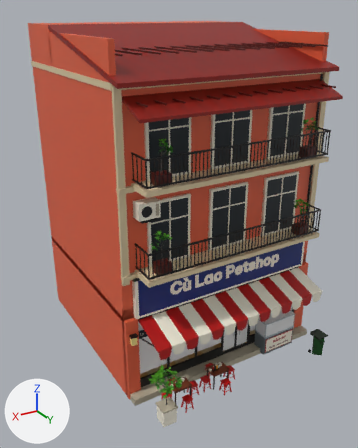
A saved change to the FBX model Assets/PhoViet/Art/Streets/PV_StreetShop02_Petshop.fbx.
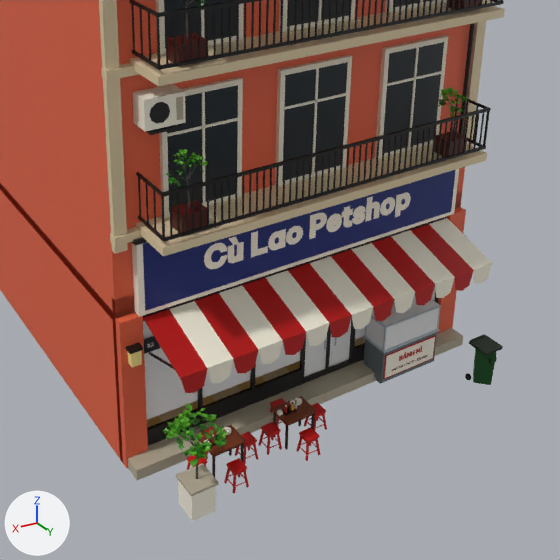
Each version appears first whole from a 50 mm lens placed at (9.87, 17.03, 12.94), pointed at (0.49, 1.39, 5.12), and next in a close-up on the part from 18% to 100% of the width and 34% to 100% of the height. Arrows for +X, +Y and +Z are at lower left; the lights stay in place. The first two pictures are the older version. Objects named as collision shapes, trigger or cutter boxes, shadow casters or lower levels of detail are left out. Where no turn or scale is listed for an object, it has been applied to the vertices. Vertices at exactly the same position are counted once.

Objects in the first close-up: 'PV_StreetShop02_Petshop_LOD0'.
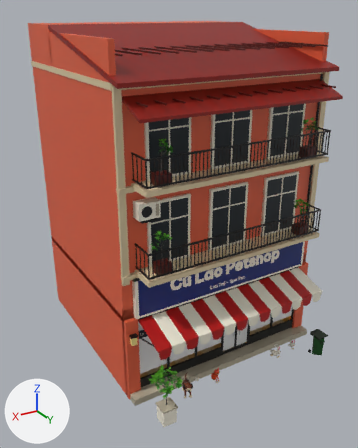
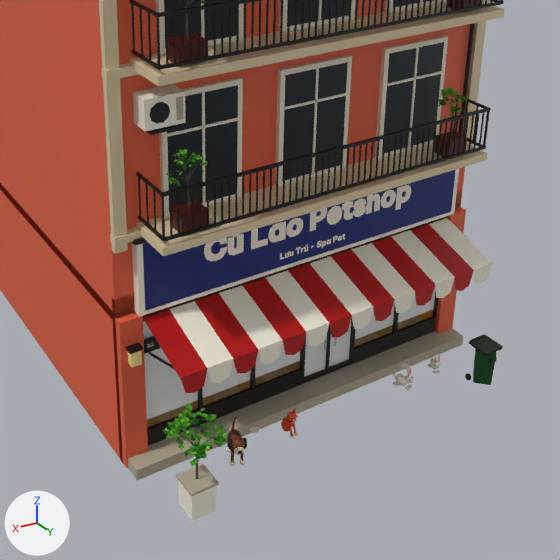
Changed parts and their boxes [x1, y1, x2, y2] in the close-ups (560 x 560 px; the box of a moved part takes in the faces that stretch with it):
part 1 of me_pv_streetshop02_petshop_lod0, deleted
    before: [187, 231, 441, 493]
part 2 of me_pv_streetshop02_petshop_lod0, reshaped
    before: [209, 413, 315, 477]
    after: [226, 408, 298, 466]
part 3 of me_pv_streetshop02_petshop_lod0, added
    after: [393, 354, 440, 390]
part 4 of me_pv_streetshop02_petshop_lod0, moved or reshaped
    before: [204, 192, 411, 269]
    after: [204, 185, 411, 261]

The change, as a diff of the scene's bpy script:
```diff
--- a/Assets/PhoViet/Art/Streets/PV_StreetShop02_Petshop.fbx.py
+++ b/Assets/PhoViet/Art/Streets/PV_StreetShop02_Petshop.fbx.py
@@ me_pv_streetshop02_petshop_lod0 @@
 # used by ob_pv_streetshop02_petshop_lod0; location = (0.0, 0.0, 0.0)
-me_pv_streetshop02_petshop_lod0.from_pydata(...)  # 11762 vertices, 9372 faces; spans x -4.23..4.23, y -3.93..6.16, z 0.0..12.5
+me_pv_streetshop02_petshop_lod0.from_pydata(...)  # 13673 vertices, 12422 faces; spans x -4.23..4.23, y -3.93..6.16, z 0.0..12.5
+# me_pv_streetshop02_petshop_lod0 part 1: 246 loose pieces with 2683 vertices, spanning x -3.45..3.45, y 0.51..5.67, z 0.0..4.36, are deleted
+# me_pv_streetshop02_petshop_lod0 part 2: 72 vertices removed from x 0.62..2.93, y 4.75..5.21, z 0.0..0.64; 1012 vertices added at x 0.92..2.61, y 4.55..5.52, z 0.22..0.89
+# me_pv_streetshop02_petshop_lod0 part 3: 948 vertices added at x -2.91..-1.62, y 4.55..5.3, z 0.22..0.77
+# me_pv_streetshop02_petshop_lod0 part 4: 322 vertices removed from x -2.47..2.47, y 4.12, z 3.72..4.39; 620 vertices added at x -2.47..2.47, y 4.12, z 3.55..4.56
+# other edits to the shape of me_pv_streetshop02_petshop_lod0 do not show in these pictures
 me_pv_streetshop02_petshop_lod0.materials.append(mat_pv_streetatlas)
```
